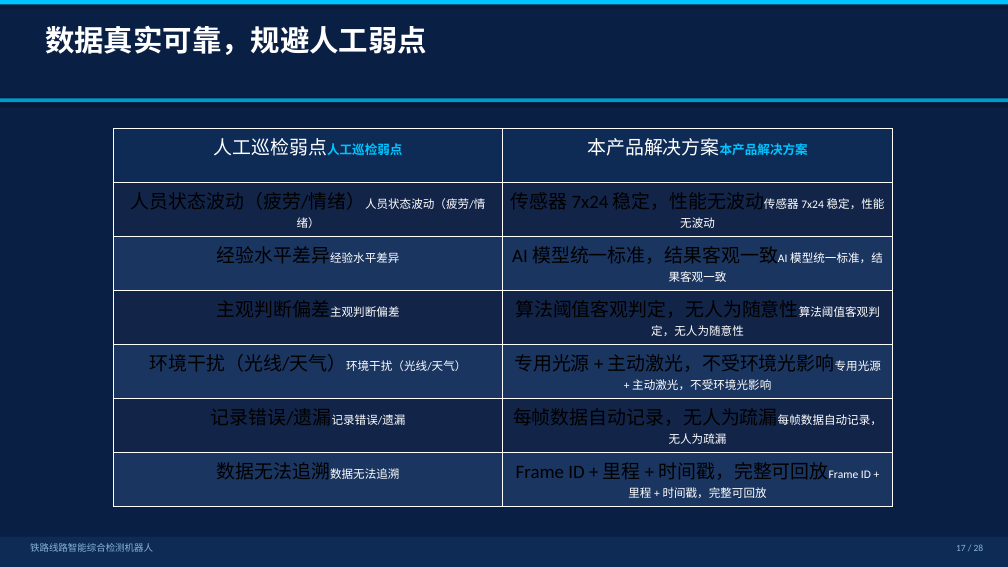
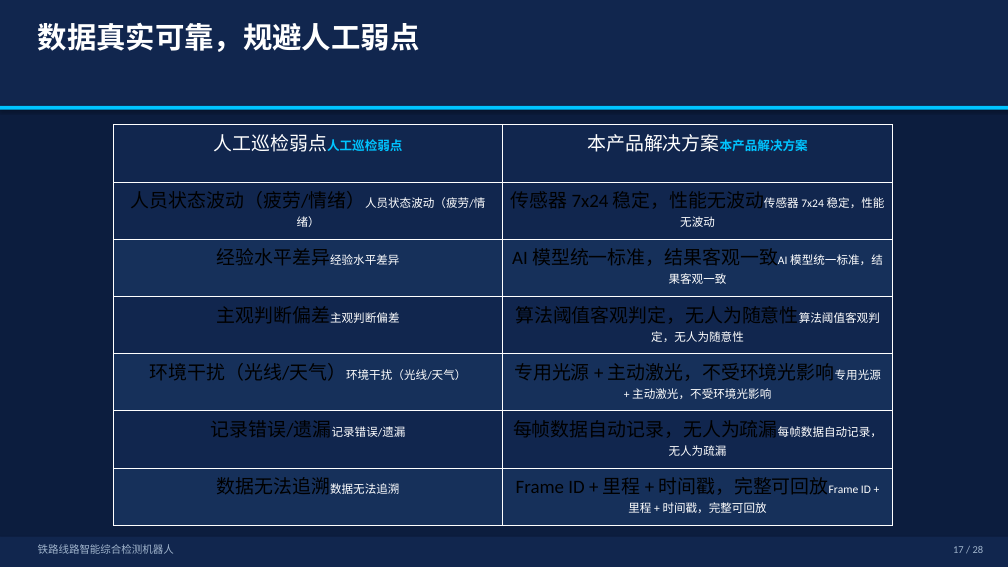
Before and after one commit to gao66683366-lab/workspace, a slide deck: slide 16 of 铁路线路智能综合检测机器人/20260306_技术文档/铁路线路智能综合检测机器人_技术汇报.pptx (slide 17 before the commit). Drawn at 1008x567 pixels with LibreOffice and Linux fonts; fonts in the diff are those of the drawing. Boxes give left, top, right and bottom in pixels: in the first picture for what was removed or moved away, otherwise in the second. Text is boxed around its words. In the diff, an @@ line names an element or a change of style, - is before the commit and + after.

```diff
--- a/铁路线路智能综合检测机器人/20260306_技术文档/铁路线路智能综合检测机器人_技术汇报.pptx
+++ b/铁路线路智能综合检测机器人/20260306_技术文档/铁路线路智能综合检测机器人_技术汇报.pptx
@@ rectangle at (0, 0, 1008, 567): fill #0A1F44 to #0C1D3E @@
@@ rectangle: place and size @@
-rectangle at (0, 0, 1008, 5)
+rectangle at (0, 0, 1008, 106)
@@ rectangle at (0, 0, 1008, 106): fill #00C4FF to #11264E @@
@@ text "数据真实可靠，规避人工弱点": place and size @@
-text "数据真实可靠，规避人工弱点" at (45, 25, 427, 55)
+text "数据真实可靠，规避人工弱点" at (38, 22, 420, 52)
@@ rectangle: place and size @@
-rectangle at (0, 98, 1008, 102)
+rectangle at (0, 106, 1008, 110)
@@ rectangle at (0, 106, 1008, 110): fill #009ACF to #00C4FF @@
@@ table at (113, 125, 892, 526) @@
@@ fill #0D2B55 to #11264E in row 1 @@
@@ fill #122448 to #11264E in 6 cells @@
@@ fill #1A3560 to #16305A in 6 cells @@
@@ table: place and size @@
-table at (113, 129, 892, 507)
+table at (113, 125, 892, 526)
@@ rectangle at (0, 537, 1008, 567): fill #0D2B55 to #11264E @@
@@ text "铁路线路智能综合检测机器人" at (38, 544, 174, 554): size 9 to 10 pt, text colour #8AB4D8 to #A0B4CC @@
@@ text "铁路线路智能综合检测机器人": place and size @@
-text "铁路线路智能综合检测机器人" at (30, 543, 153, 552)
+text "铁路线路智能综合检测机器人" at (38, 544, 174, 554)
@@ text "17 / 28" at (953, 546, 984, 553): size 9 to 10 pt, text colour #8AB4D8 to #A0B4CC @@
```
Also in this commit, not shown: 27 other slides changed, 3 slides removed.
